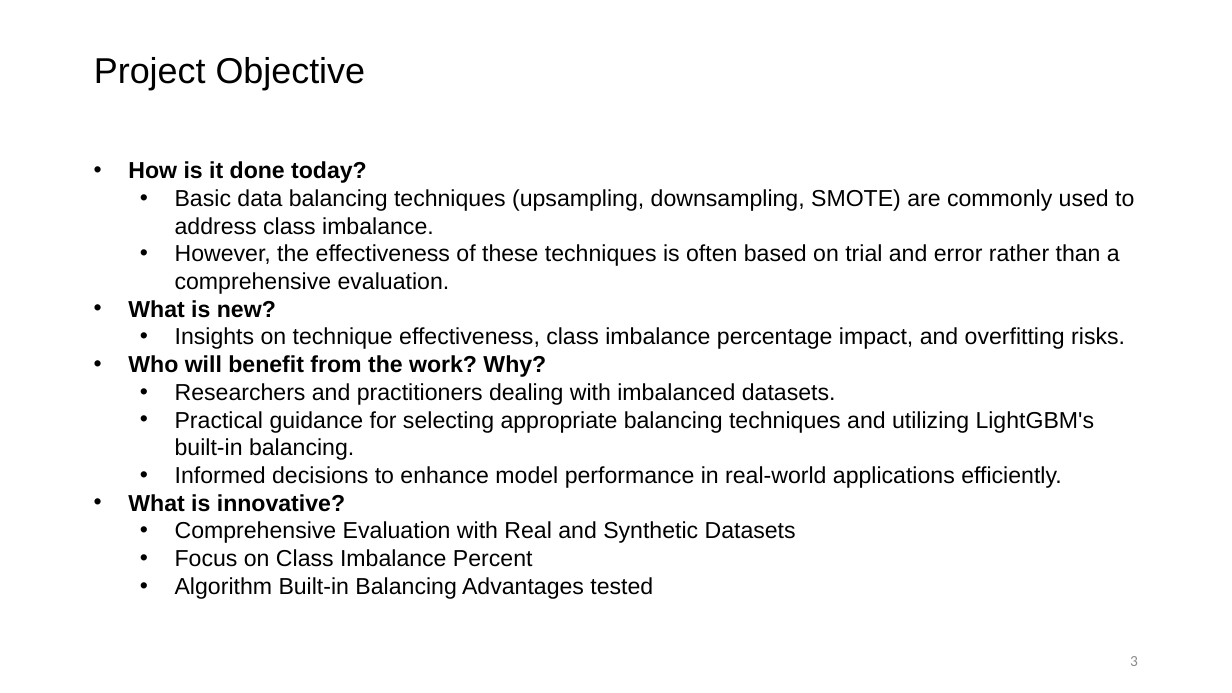
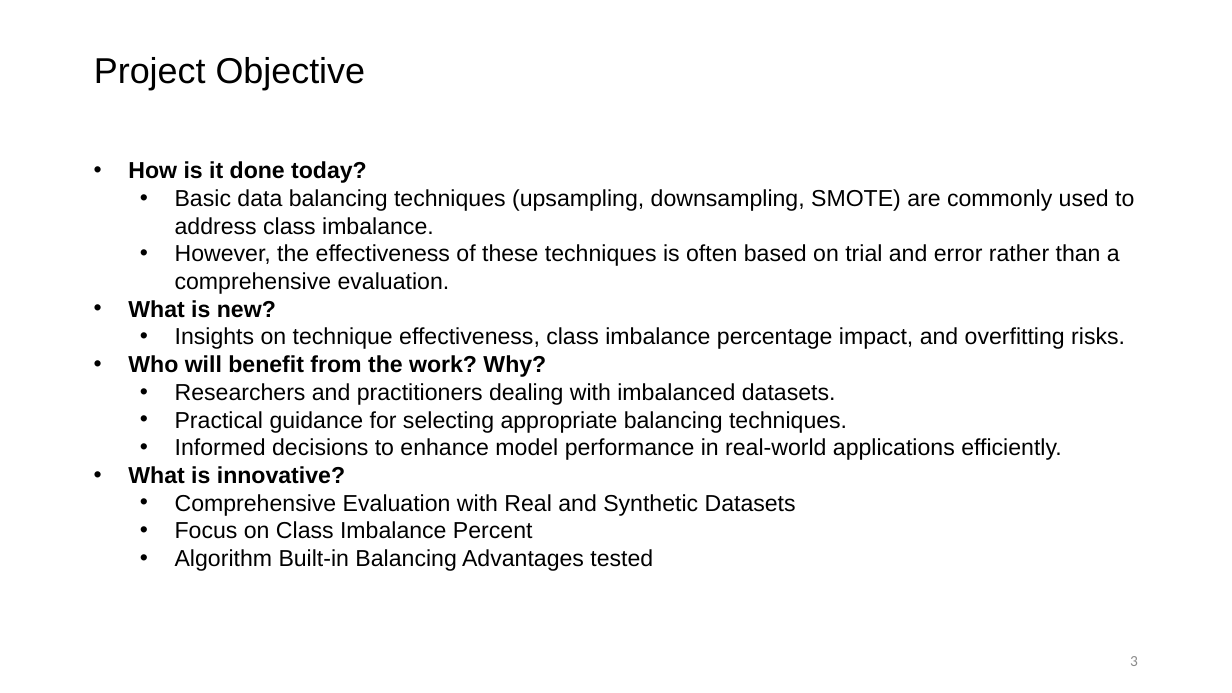
Before and after one commit to ADA-GWU/guidedresearchproject-ShamilShukurov, a slide deck: slide 3 of presentations/Project_Presentation.pptx. Drawn at 1232x693 pixels with LibreOffice and Linux fonts; fonts in the diff are those of the drawing. Boxes give left, top, right and bottom in pixels: in the first picture for what was removed or moved away, otherwise in the second. Text is boxed around its words. In the diff, an @@ line names an element or a change of style, - is before the commit and + after.

```diff
--- a/presentations/Project_Presentation.pptx
+++ b/presentations/Project_Presentation.pptx
@@ text at box(175, 411, 847, 433): text changed @@
-  • Practical guidance for selecting appropriate balancing techniques and utilizing LightGBM's built-in balancing.
+  • Practical guidance for selecting appropriate balancing techniques.
```
Also in this commit, not shown: 1 other slide changed, 6 other files.
